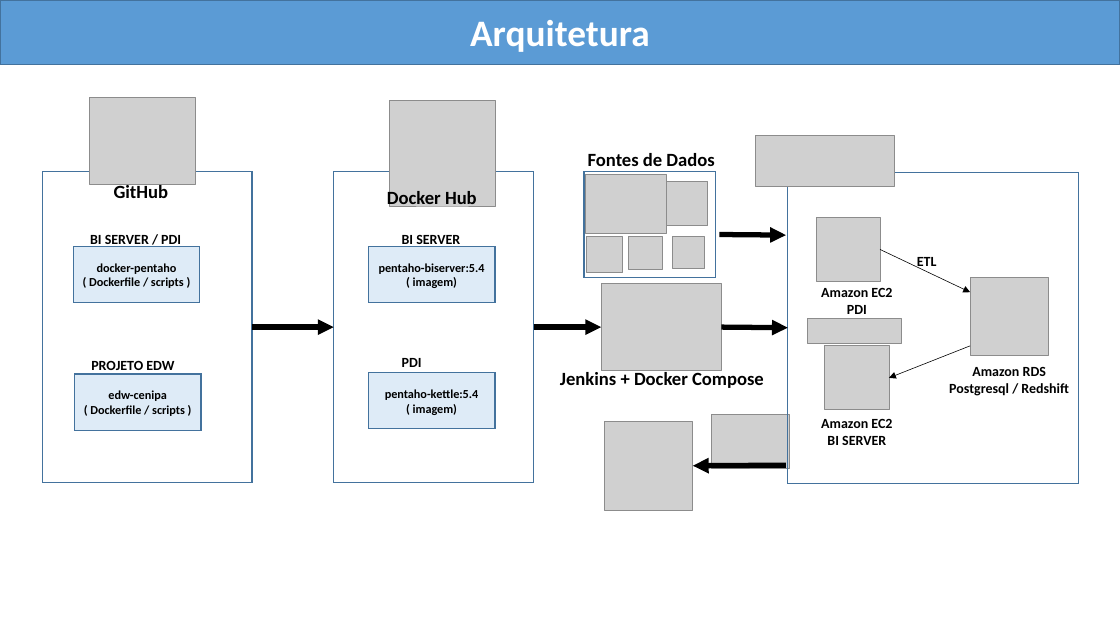
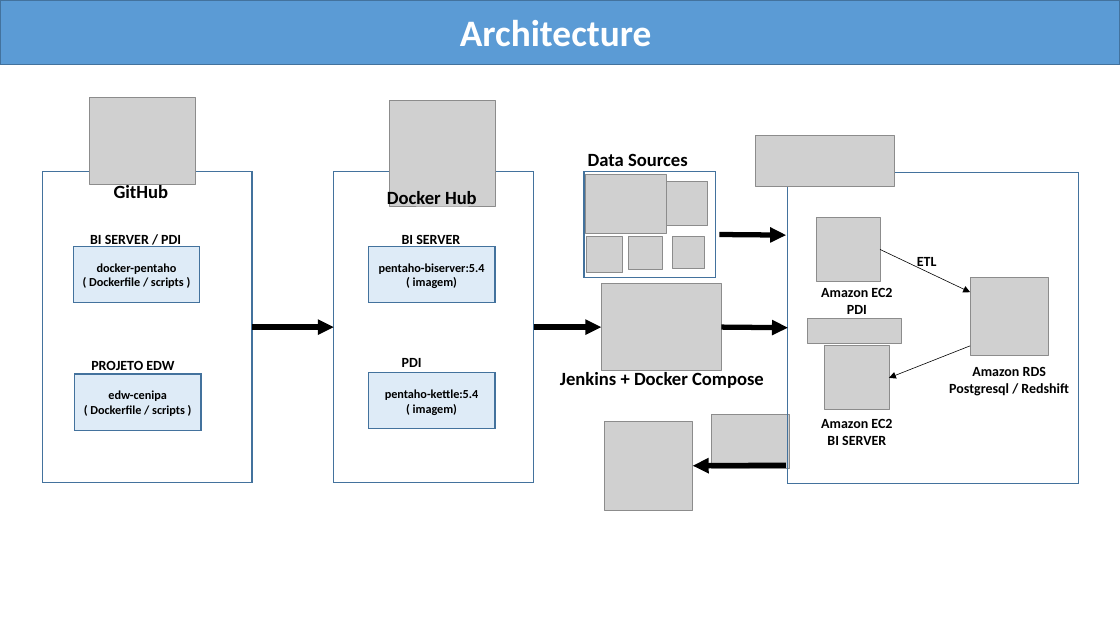
Before and after one commit to wmarinho/edw_cenipa, a slide deck: slide 2 of docs/projeto-docker-pentaho-cenipa.pptx. Drawn at 1120x630 pixels with LibreOffice and Linux fonts; fonts in the diff are those of the drawing; grey boxes stand for pictures. Boxes give left, top, right and bottom in pixels: in the first picture for what was removed or moved away, otherwise in the second. Text is boxed around its words. In the diff, an @@ line names an element or a change of style, - is before the commit and + after.

```diff
--- a/docs/projeto-docker-pentaho-cenipa.pptx
+++ b/docs/projeto-docker-pentaho-cenipa.pptx
@@ text at (460,20,652,46): text changed @@
-Arquitetura
+Architecture
@@ text at (588,153,688,166): text changed @@
-Fontes de Dados
+Data Sources
```
Also in this commit, not shown: 13 other slides changed, 3 other files.
